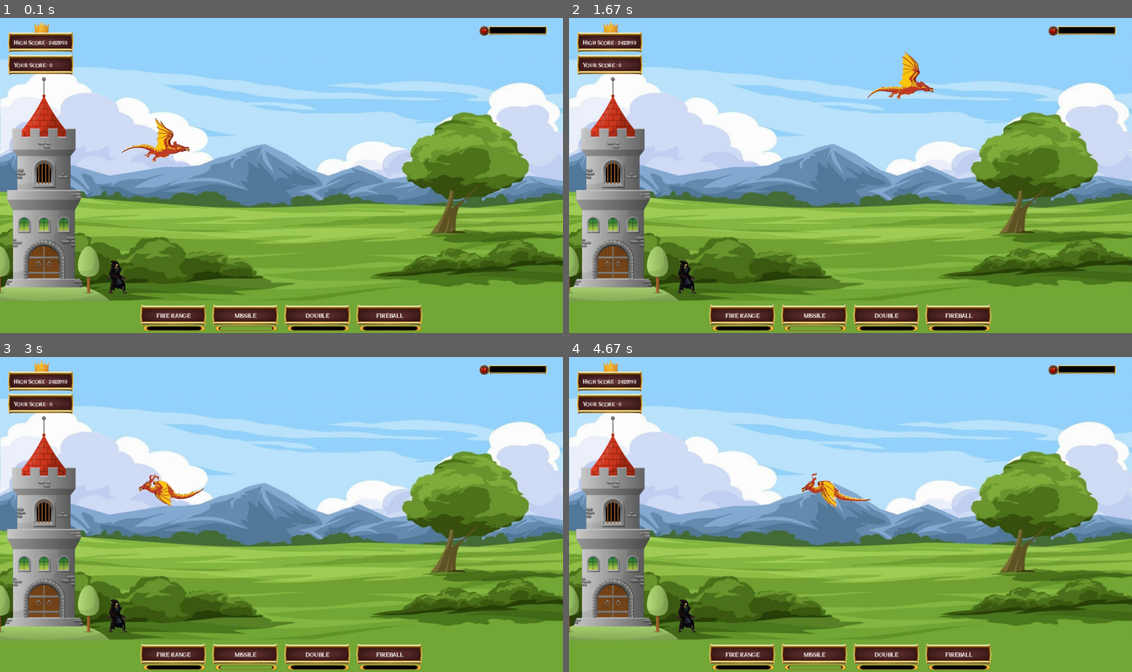
Above: before the commit, frames 1-4 (two rows, left to right).
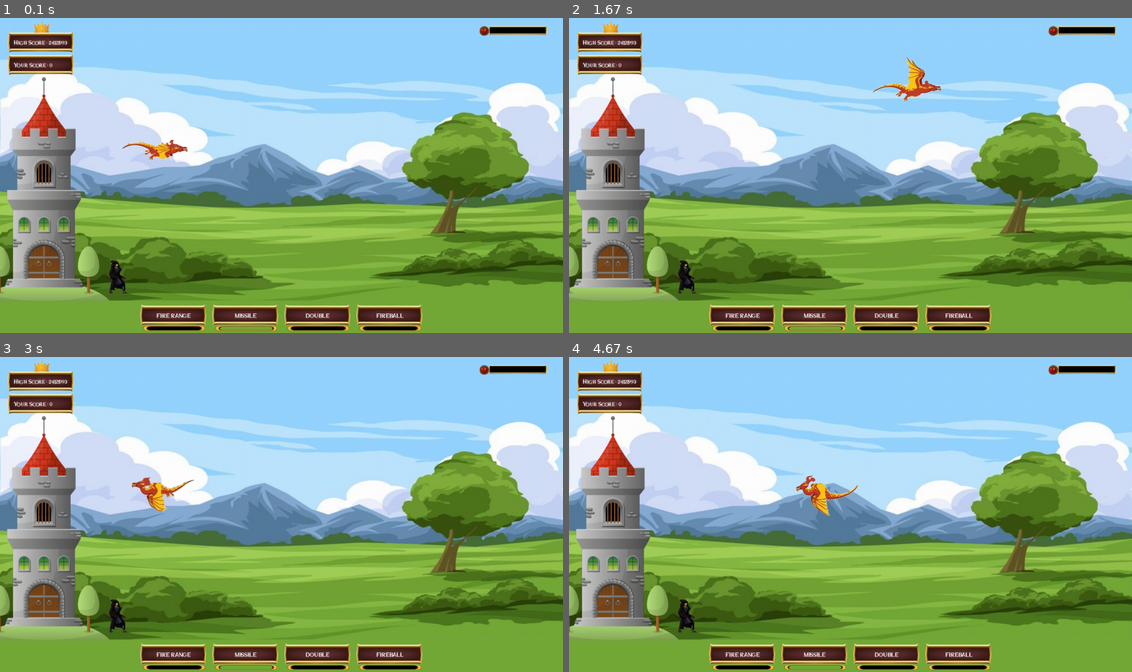
Above: after the commit, the same moments.

Repository: vanny-laure-lamorte/Shmup
Game: pygame game, started from main.py
Same seed, same stepped clock (60 frames per second), same inputs: the game is played once before the commit and once after it.
Inputs:
- Up to frame 1 (0.1 s): no input
- Up to frame 2 (1.67 s): hold Right 0.33-0.8 s; hold Up 0.88-1.18 s; hold Right from 1.22 s (still down)
- Up to frame 3 (3 s): release Right at 1.68 s; hold Left 1.72-2.25 s; hold Down 2.28-2.58 s; hold Left from 2.62 s (still down)
- Up to frame 4 (4.67 s): release Left at 3.02 s; hold Up 3.05-3.42 s; hold Right 3.45-4.08 s; hold Down 4.12-4.48 s; hold Left from 4.52 s (still down)

The runs differ from the first frame. In frame 1, 0.5% of the frame differs, in the area x 21-34%, y 31-46%; in frame 2, 0.6%, in the area x 52-67%, y 10-27%; in frame 3, 0.6%; in frame 4, 0.6%.

Commit message:
[Modifier] vitesse d'attaque du dragon et vitesse de deplacement des ballons

Diff:
--- a/src/entities/Dragon.py
+++ b/src/entities/Dragon.py
@@ -8,12 +8,12 @@
 
         self.dragon_frame = 0
         self.fireball_frame = 0
-        self.dragon_attackspeed = 0.4
+        self.dragon_attackspeed = 0.15
         self.dragon_attack_frame = 0
         self.dragon_attack = False
 
         self.dragon_x, self.dragon_y = 345, 285
-        self.dragon_damage = 20
+        self.dragon_damage = 30
         self.bonus_range_fireball = 300
 
         self.fireballs_list = []
@@ -27,13 +27,13 @@
         self.dragon_y = self.move_y +285
         if self.moving_left:
             if self.dragon_x > 75:
-                self.move_x -= 15
+                self.move_x -= 7.5
         elif self.moving_right:
             if self.dragon_x < 1175:
-                self.move_x += 15
+                self.move_x += 7.5
         elif self.moving_up:
             if self.dragon_y > 75:
-                self.move_y -= 15
+                self.move_y -= 7.5
         elif self.moving_down:
             if self.dragon_y < 330:
-                self.move_y += 15
+                self.move_y += 7.5
--- a/src/entities/Wizard.py
+++ b/src/entities/Wizard.py
@@ -6,9 +6,9 @@
 
         self.wiz_frame = 0
 
-        self.wizard_attack_speed = 0.5
+        self.wizard_attack_speed = 0.25
         self.wizard_attack = False
-        self.dragon_damage = 10
+        self.wizard_damage = 10
 
         self.bolt_list = []
 
@@ -26,16 +26,16 @@
         self.wizard_y = self.move_wiz_y + 575
         if self.moving_left:
             if self.wizard_x > 75:
-                self.move_wiz_x -= 15
+                self.move_wiz_x -= 7.5
         elif self.moving_right:
             if self.wizard_x < 1175:
-                self.move_wiz_x += 15
+                self.move_wiz_x += 7.5
         elif self.moving_up:
             if self.wizard_y > 450:
-                self.move_wiz_y -= 15
+                self.move_wiz_y -= 7.5
         elif self.moving_down:
             if self.wizard_y < 590:
-                self.move_wiz_y += 15
+                self.move_wiz_y += 7.5
 
     def wizard_upgrade(self, bonus):
 
--- a/src/gui/Game.py
+++ b/src/gui/Game.py
@@ -122,7 +122,7 @@
                 self.rect_full_not_centered(color, x +30 , y - 32, health * 60 // self.balloon_health[balloon_type], 6, 0)
                 self.rect_border(self.black, x, y - 35, 60, 6, 1, 0)
             if x > 750:
-                self.balloon_list[i] = (x - 1, y, health, balloon_type, _)
+                self.balloon_list[i] = (x - 0.5, y, health, balloon_type, _)
 
     def fireball_visual(self):
         for i, (ball_x, ball_y, ball_x_orig, ball_moving) in enumerate(self.fireballs_list):
--- a/src/pygame_manager/Screen.py
+++ b/src/pygame_manager/Screen.py
@@ -13,7 +13,7 @@
     def update(self):
         pygame.display.flip()
         pygame.display.update()
-        self.clock.tick(30)
+        self.clock.tick(60)
         self.Window.fill((0, 0, 0))
 
     def screen_color(self, color):
